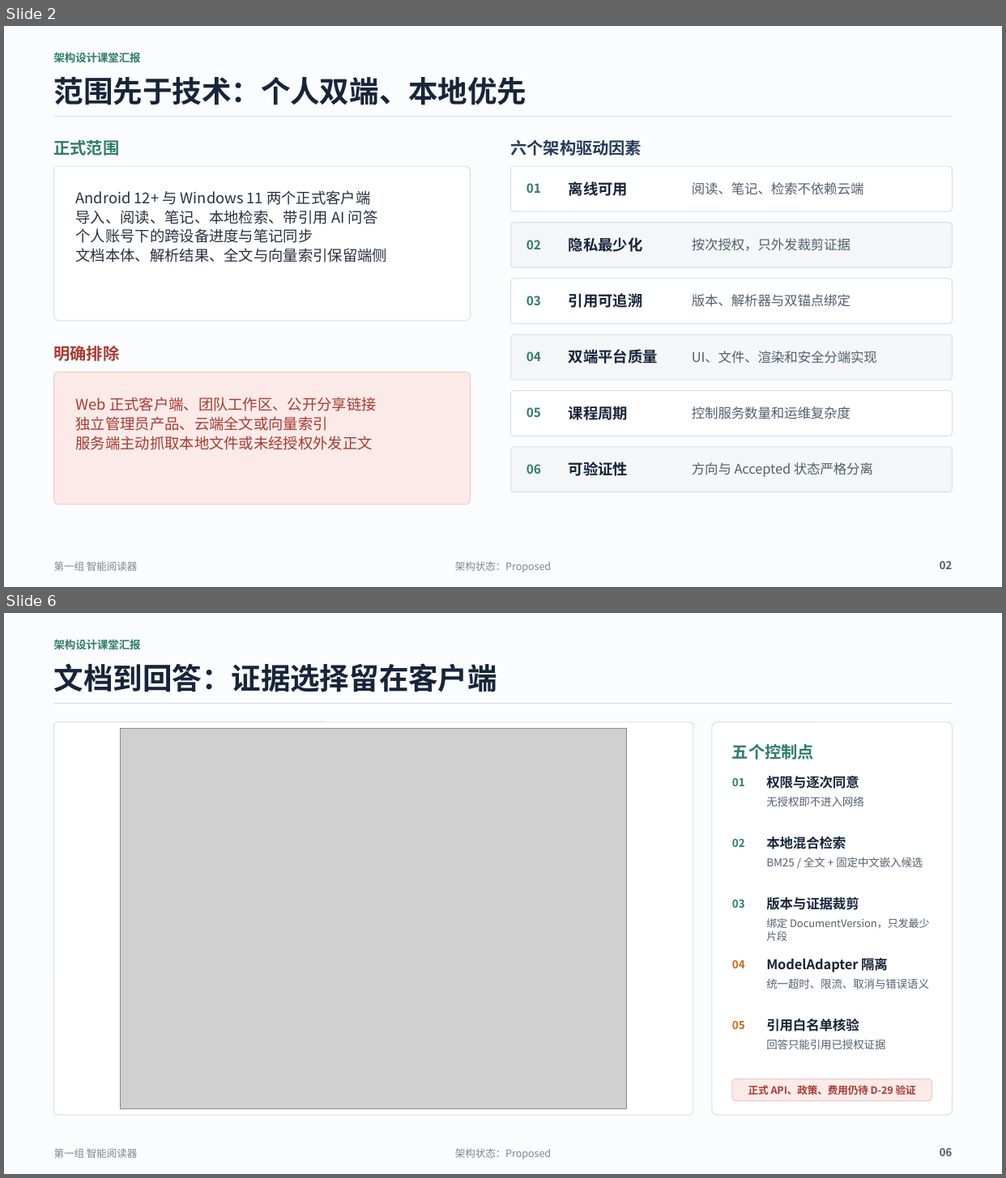
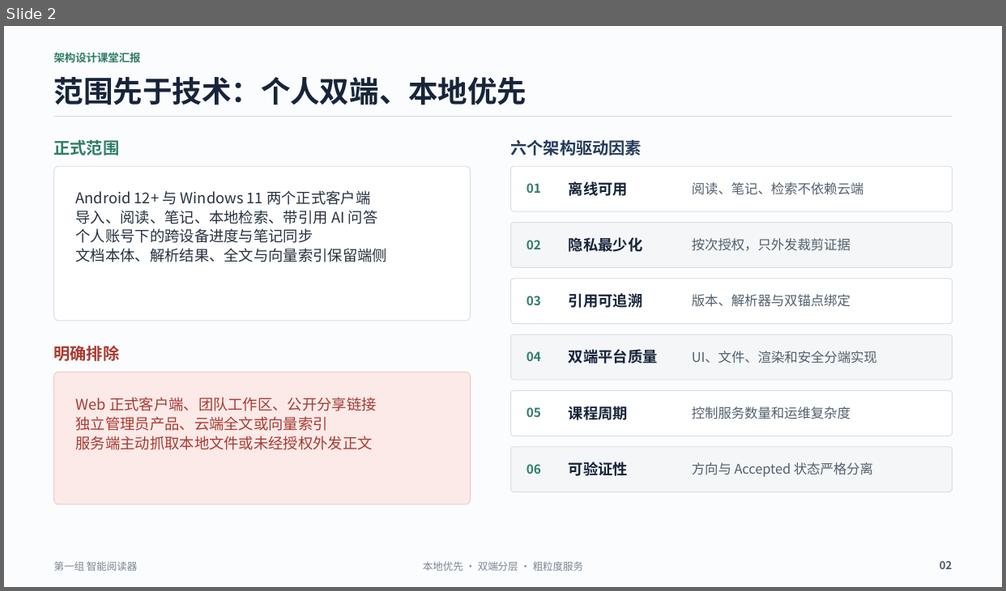
Before and after one commit to Aut-172/Intelligent-Reader, a slide deck: docs/架构设计/阶段成果-V0.4-双端需求补充/06-汇报PPT-1组-智能阅读器.pptx. Shown one above the other, each under a label of ours: slides 2 and 6 before the commit, slide 2 after it; the slides between them are not shown. The pictures are 1006x1178 and 1006x591 pixels, drawn with LibreOffice and Linux fonts; fonts in the diff are those of the drawing; grey boxes stand for pictures. Boxes give left, top, right and bottom in pixels: in the first picture for what was removed or moved away, otherwise in the second. Text is boxed around its words. In the diff, an @@ line names an element or a change of style, - is before the commit and + after.

Commit message:
docs: 完善架构设计课堂汇报与拆分图

```diff
--- a/docs/架构设计/阶段成果-V0.4-双端需求补充/06-汇报PPT-1组-智能阅读器.pptx
+++ b/docs/架构设计/阶段成果-V0.4-双端需求补充/06-汇报PPT-1组-智能阅读器.pptx
@@ slide 6 removed at (4, 613, 1002, 1174), background #FBFCFD @@
@@ text removed at (54, 639, 141, 649) @@
-架构设计课堂汇报
@@ text removed at (54, 663, 498, 692) @@
-文档到回答：证据选择留在客户端
@@ line removed from (54, 704) to (953, 704) @@
@@ rounded rectangle removed at (54, 722, 693, 1115) @@
@@ picture removed at (121, 728, 627, 1109) @@
@@ rounded rectangle removed at (712, 722, 953, 1115) @@
@@ text removed at (732, 743, 814, 760) @@
-五个控制点
@@ text removed at (732, 778, 745, 786) @@
-01
@@ text removed at (766, 776, 859, 789) @@
-权限与逐次同意
@@ text removed at (766, 796, 863, 807) @@
-无授权即不进入网络
@@ text removed at (732, 839, 745, 847) @@
-02
@@ text removed at (766, 837, 846, 850) @@
-本地混合检索
@@ text removed at (766, 857, 923, 867) @@
-BM25 / 全文 + 固定中文嵌入候选
@@ text removed at (732, 900, 745, 908) @@
-03
@@ text removed at (766, 897, 859, 910) @@
-版本与证据裁剪
@@ text removed at (766, 918, 929, 941) @@
-绑定 DocumentVersion，只发最少片段
@@ text removed at (732, 960, 745, 969) @@
-04
@@ text removed at (766, 956, 888, 974) @@
-ModelAdapter 隔离
@@ text removed at (766, 978, 929, 989) @@
-统一超时、限流、取消与错误语义
@@ text removed at (732, 1021, 745, 1029) @@
-05
@@ text removed at (766, 1019, 859, 1032) @@
-引用白名单核验
@@ text removed at (766, 1039, 885, 1050) @@
-回答只能引用已授权证据
@@ rounded rectangle removed at (732, 1080, 932, 1101) @@
@@ text removed at (748, 1085, 916, 1095) @@
-正式 API、政策、费用仍待 D-29 验证
@@ text removed at (54, 1148, 138, 1158) @@
-第一组 智能阅读器
@@ text removed at (455, 1148, 551, 1160) @@
-架构状态：Proposed
@@ text removed at (940, 1148, 953, 1157) @@
-06
@@ slide 2 changed as well @@
@@ text at (423, 561, 583, 571): text changed @@
-架构状态：Proposed
+本地优先 · 双端分层 · 粗粒度服务
```
Also in this commit, not shown: 7 other slides changed, 4 slides added, 3 other slides removed, 11 other files.
